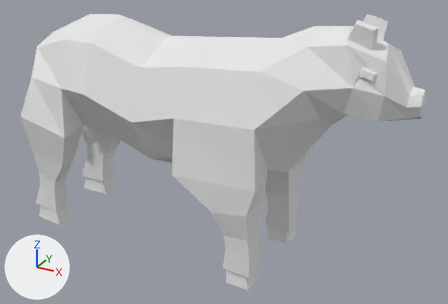
One commit to the Blender file Assets/Environment/Moving Objects/Cow/cow.blend: the scene before it, then after it.
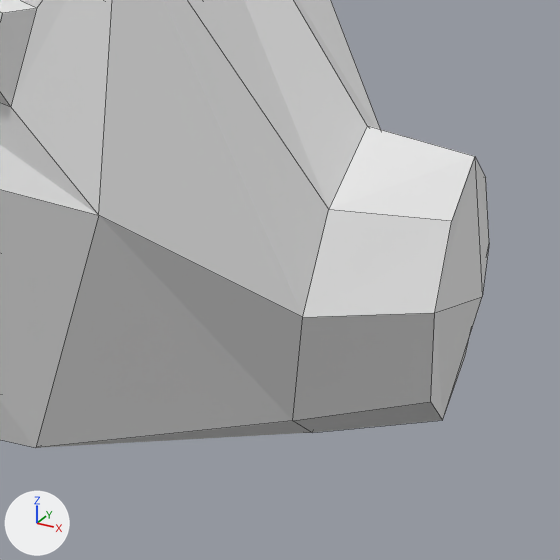
Old and new are each drawn whole from a 50 mm lens placed at (2.22, -3.572, 2.562), pointed at (0.243, 0.021, 0.765) and again close up on the part from 83% to 97% of the width and 24% to 44% of the height. Every picture has the same lights, and +X, +Y and +Z are marked at lower left. The close-ups show mesh edges as thin lines.

Before the edit, the objects in view are built like this:
```python
me_cube = bpy.data.meshes.new('Cube')
me_cube.from_pydata(...)  # 137 vertices, 116 faces; spans x -1.6..1.46, y 0.0..0.48, z -1.83..0.0
me_cube.materials.append(mat_material)  # its picture is missing
# before: 12 (-1.51, 0.08, -1.28), 13 (-1.51, 0.11, -1.36), 14 (-1.51, 0.08, -1.42), 125 (-1.58, 0.05, -1.3) at pixel (465, 355), 126 (-1.59, 0.08, -1.37) at pixel (489, 242)
# before: 127 (-1.58, 0.05, -1.42) at pixel (485, 177)
ob_cube = bpy.data.objects.new('Cube', me_cube)
ob_cube.location = (0.0, 0.0, 0.0)
ob_cube.rotation_euler = (0.0, -3.142, 0.0)  # degrees (0, -180, 0)
_m = ob_cube.modifiers.new('Mirror', 'MIRROR')
_m.use_axis = (False, True, False)
_m.use_clip = True
```
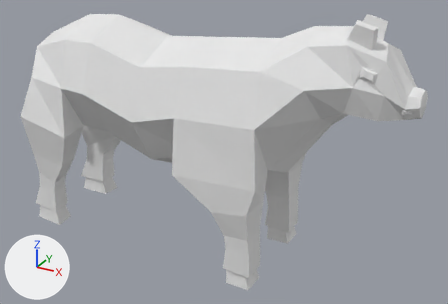
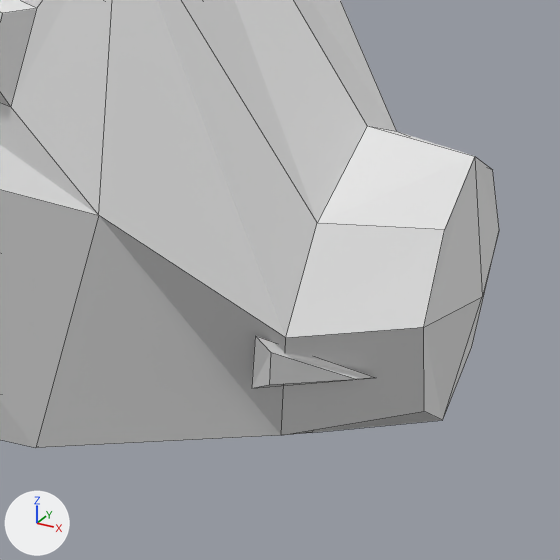
Where the change shows, as pixel boxes (x1, y1, x2, y2) in the close-ups (560 x 560 px):
'Cube', reshaped
    before: (0, 0, 489, 448)
    after: (0, 0, 499, 448)
part 1 of me_cube, built on
    before: (36, 0, 489, 448)
    after: (36, 0, 499, 448)

The change in detail:
me_cube has 137 vertices, 116 faces and spans x -1.6..1.46, y 0.0..0.48, z -1.83..0.0.
me_cube is used by ob_cube; location (0.0, 0.0, 0.0); rotation (0.0, -3.142, 0.0), in degrees (0, -180, 0).
Verts and faces of me_cube; kept vertices keep their numbers, new ones are numbered from 137.
Part 1, on me_cube:
Vertices 12, 14, 126 move by (0.0, 0.03, 0.0).
Vertex 13 moves to (-1.51, 0.15, -1.36).
Vertex 125 moves to (-1.58, 0.07, -1.3), pixel (471, 347).
Vertex 127 moves to (-1.58, 0.07, -1.42), pixel (492, 169).
New vertex 137 is at (-1.49, 0.16, -1.36).
New vertex 138 is at (-1.49, 0.14, -1.32).
New vertex 139 is at (-1.56, 0.1, -1.33).
New vertex 140 is at (-1.5, 0.15, -1.35).
New vertex 141 is at (-1.5, 0.15, -1.33).
New vertex 142 is at (-1.55, 0.12, -1.33).
New faces: (138, 141, 142, 139), (137, 139, 142, 140), (140, 142, 141), (137, 140, 141, 138).
